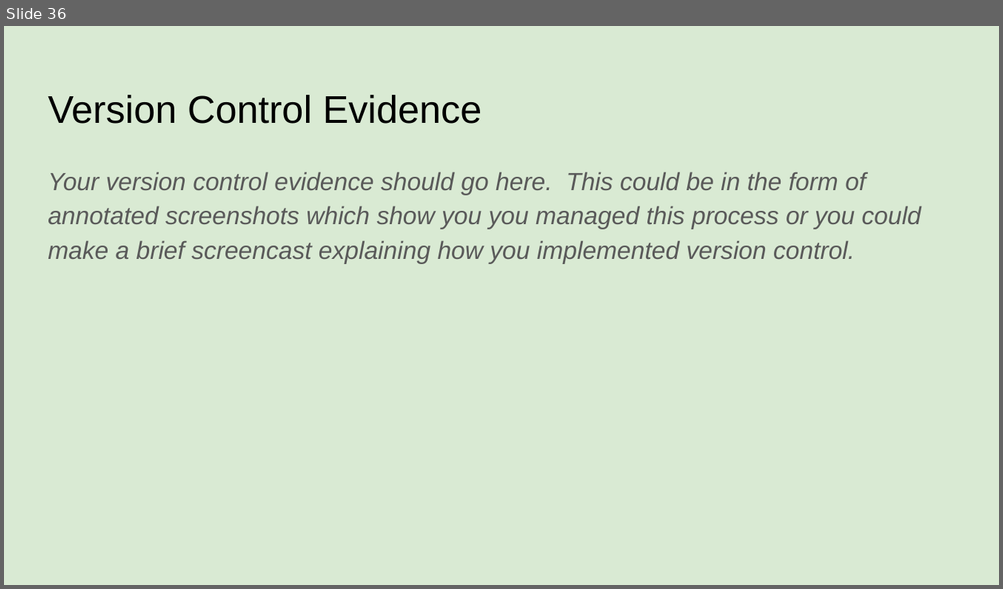
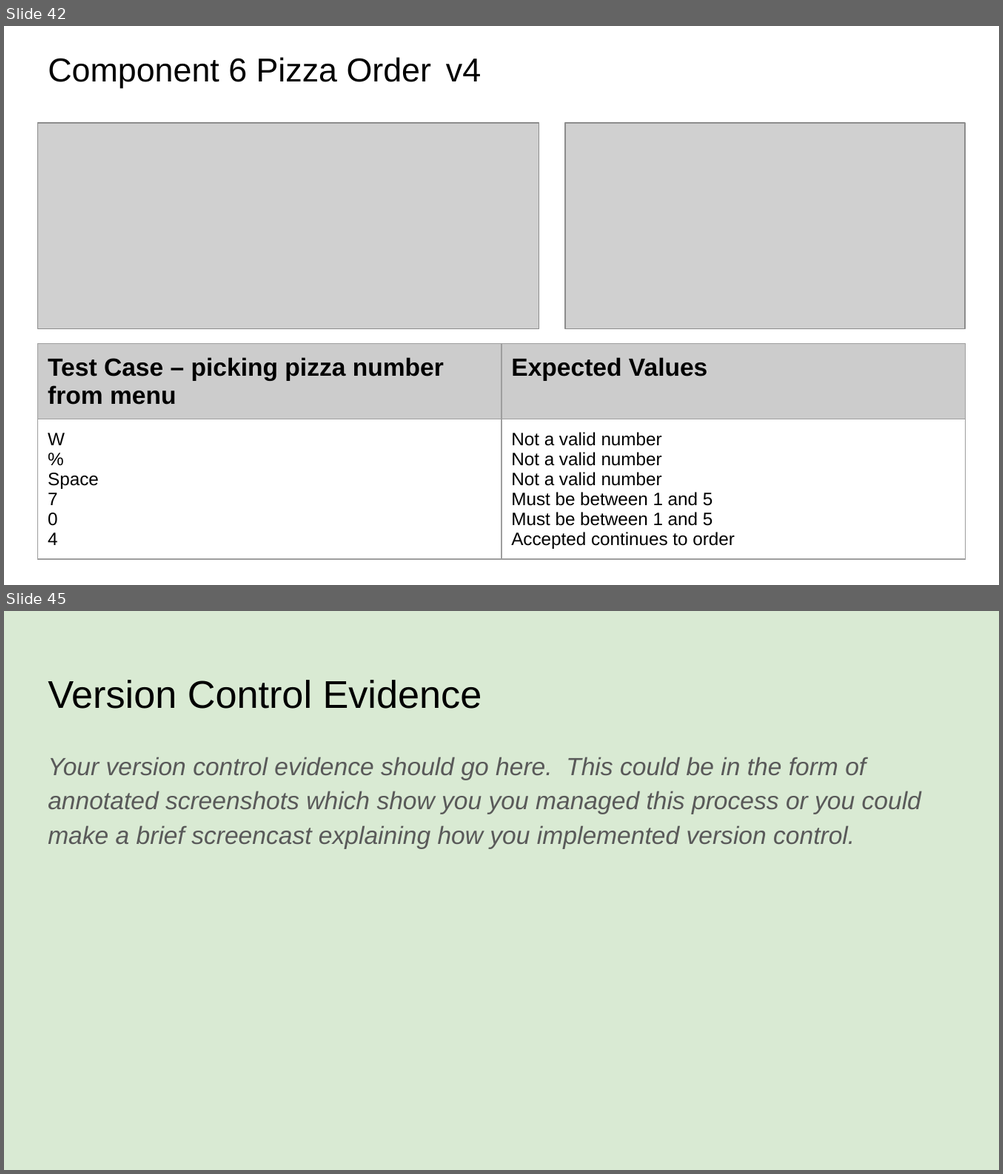
Before and after one commit to danettp/pizza_bot, a slide deck: 022_91893+_+91897+Documentation.pptx. Shown one above the other, each under a label of ours: slide 36 before the commit, slides 42 and 45 after it; the slides between them are not shown. The pictures are 1003x589 and 1003x1174 pixels, drawn with LibreOffice and Linux fonts; fonts in the diff are those of the drawing; grey boxes stand for pictures. Boxes give left, top, right and bottom in pixels: in the first picture for what was removed or moved away, otherwise in the second. Text is boxed around its words. In the diff, an @@ line names an element or a change of style, - is before the commit and + after.

```diff
--- a/022_91893+_+91897+Documentation.pptx
+++ b/022_91893+_+91897+Documentation.pptx
@@ slide 42 added at (x1=4, y1=26, x2=999, y2=585), background #FFFFFF @@
@@ title added at (x1=48, y1=57, x2=481, y2=88), 24 pt, text #000000 @@
+Component 6 Pizza Order v4
@@ picture added at (x1=38, y1=122, x2=539, y2=329) @@
@@ picture added at (x1=565, y1=122, x2=965, y2=329) @@
@@ table added at (x1=38, y1=344, x2=965, y2=573), 2 rows, 2 columns @@
+Test Case – picking pizza number from menu | Expected Values
+W / % / Space / 7 / 0 / 4 | Not a valid number / Not a valid number / Not a valid number / Must be between 1 and 5 / Must be between 1 and 5 / Accepted continues to order
@@ what was slide 36 is now slide 45 @@
```
Also in this commit, not shown: 8 other slides added, 3 other files.
